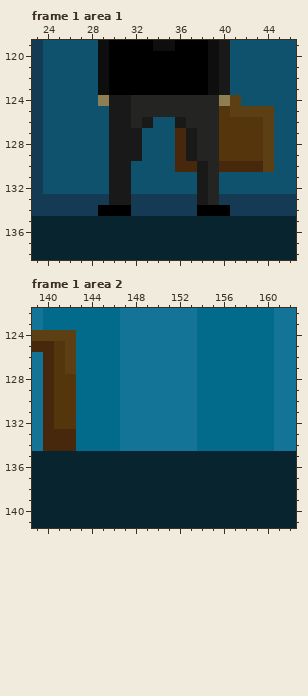
One commit to this pixel-art file: src/sprites/level0/level0.ase. This is how it looked before the edit.
320x180 pixels, 8 frames. Colours within 5 levels of each other are drawn and written as one. Shown: frame 1 area 1: x 23..46, y 119..138; frame 1 area 2: x 139..162, y 122..141. The commit also changed other frames or places, which this record leaves out.
After the commit:
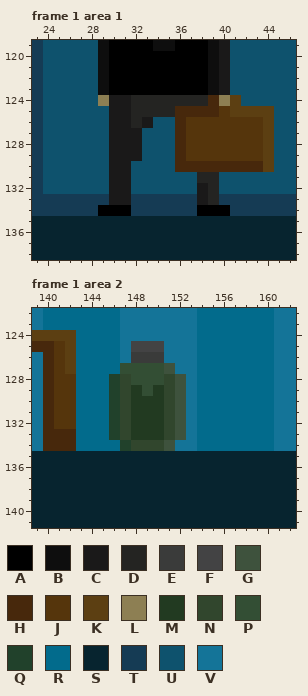
Palette (. is transparent): A #000000  B #0e0e0e  C #1a1919  D #242422  E #3a3b3a  F #434344  G #3e523d  H #47280c  J #55350c  K #5c3f12  L #8d7f53  M #223a21  N #31462d  P #334e34  Q #21412b  R #026b8c  S #07242f  T #153b54  U #0e526d  V #147498
Changes in this commit:
layer "Office" now hidden
layer "man" removed
Frame 1 area 1:
y 124: x 39 D -> H
y 125: x 36..39 DDDD -> HHHH
y 126: x 36..39 CDDD -> HJJJ
y 127..129: x 37..39 CDD -> JJJ
y 130: x 38..39 CD -> HH
y 131: x 38 C -> D
Frame 1 area 2:
y 125: x 148..150 VVV -> FFF
y 126: x 148..150 VVV -> EEE
y 127: x 147..151 VVVVV -> PPPPG
y 128: x 146..152 RVVVVVV -> QNPPPNG
y 129: x 146..152 RVVVVVV -> QNMPMNG
y 130..133: x 146..152 RVVVVVV -> QNMMMNG
y 134: x 147..151 VVVVV -> QNNNG
Where, in picture pixels (left, top, right, bottom), the same in both pictures:
changed: (175, 95, 219, 183)
changed: (109, 341, 186, 451)
